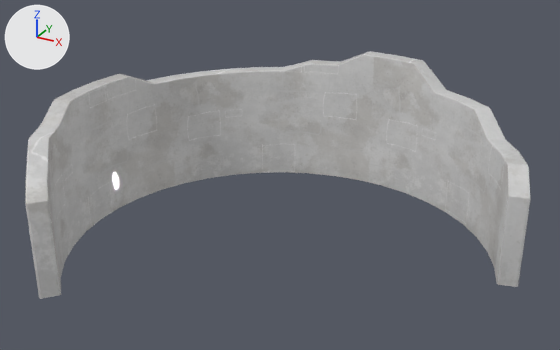
The FBX model Assets/ProjectAsset/Stage1/Inside/Temple/Circle/Circle_Wall_01/FBX/Circle_wall1.fbx, before and after one commit.
Camera for both pictures: a 50 mm camera at (98.7, -178.5, 116.0) aimed at (-3.4, 7.2, 23.1). Arrows for +X, +Y and +Z are at upper left; the lights stay in place. The first picture is the older version.
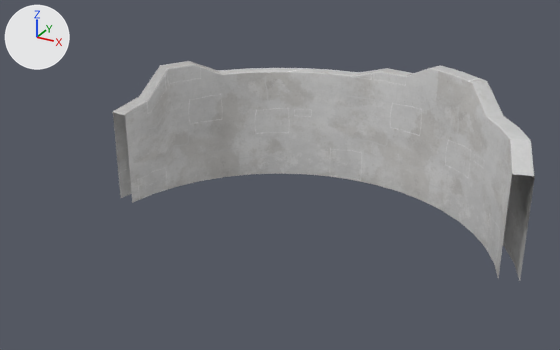
The change in detail:
me_mesh is used by ob_object033; location (0.0, 0.0, 0.0); scale (0.0254, 0.0254, 0.0254).
me_mesh had 424 vertices, 314 faces and spanned x -2721.0..2637.0, y -2038.0..2723.0, z 1.0..1848.0.
me_mesh now has 300 vertices, 218 faces and spans x -2721.0..2092.0, y -693.0..2723.0, z 1.0..1848.0.
Part 3, on me_mesh:
74 vertices are removed from x -2640.0..-1657.0, y -2038.0..-616.0, z 1.0..1712.0.
60 faces are deleted.
12 vertices in x -2711.0..-2479.0, y -300.0..-226.0, z 1695.0..1723.0 move by (0.0, 0.0, -374.0).
7 vertices in x -2637.0..-2423.0, y -673.0..-598.0, z 1716.0..1723.0 move by (0.0, 0.0, -454.0).
3 vertices move from x -2701.0..-2440.0, y -625.0..-253.0, z 1719.0..1720.0 to x -2701.0..-2440.0, y -625.0..-253.0, z 1267.0..1344.0.
6 vertices are added at (-2627.0, -692.0, 1253.0), (-2640.0, -674.0, 1241.0), (-2414.0, -616.0, 1241.0), (-2415.0, -638.0, 1253.0), (-2604.0, -693.0, 1257.0), (-2433.0, -651.0, 1258.0).
8 new faces join them.
Part 4, on me_mesh:
56 vertices are removed from x 1931.0..2637.0, y 619.0..1728.0, z 1.0..1287.0.
44 faces are deleted.
me_mesh_001 is used by ob_object035; location (0.0, 0.0, 0.0); scale (0.0254, 0.0254, 0.0254).
me_mesh_001 had 160 vertices, 79 faces and spanned x -2692.0..2618.0, y -2027.0..2693.0, z 1.0..1848.0.
me_mesh_001 now has 112 vertices, 55 faces and spans x -2692.0..2070.0, y -693.0..2693.0, z 1257.0..1848.0.
Part 1, on me_mesh_001:
28 vertices are removed from x -2604.0..-1666.0, y -2027.0..-651.0, z 1.0..1712.0.
14 faces are deleted.
6 vertices in x -2683.0..-2502.0, y -300.0..-226.0, z 1723.0 move by (0.0, 0.0, -374.0).
3 vertices in x -2617.0..-2446.0, y -668.0..-598.0, z 1720.0..1723.0 move by (0.0, 0.0, -454.0).
1 vertex moves from x -2440.0, y -625.0, z 1720.0 to x -2440.0, y -625.0, z 1267.0.
2 vertices are added at (-2604.0, -693.0, 1257.0), (-2433.0, -651.0, 1258.0).
1 new face joins them.
Part 2, on me_mesh_001:
22 vertices are removed from x 1952.0..2618.0, y 619.0..1708.0, z 1.0..1287.0.
11 faces are deleted.
Object 'Object033' (ob_object033) moves from (0.0, 0.0, 0.0) to (0.8, -0.8, 0.0).
Object 'Object033' (ob_object033) turns from (0, 0, 0) to (0, 0, -23) degrees about x, y and z.
Object 'Object035' (ob_object035) moves from (0.0, 0.0, 0.0) to (0.8, -0.8, 0.0).
Object 'Object035' (ob_object035) turns from (0, 0, 0) to (0, 0, -23) degrees about x, y and z.

What differs and where, as boxes [x1, y1, x2, y2] in the pictures (560 x 350 px):
'Object033', reshaped, moved, turned
    before: [25, 54, 531, 299]
    after: [113, 64, 535, 281]
'Object035', reshaped, moved, turned
    before: [28, 51, 528, 299]
    after: [114, 61, 532, 176]
part 1 of me_mesh_001, cut back
    before: [28, 81, 105, 299]
    after: [114, 66, 166, 115]
part 2 of me_mesh_001, deleted
    before: [490, 138, 528, 287]
part 3 of me_mesh, cut back
    before: [25, 82, 120, 299]
    after: [113, 66, 176, 203]
part 4 of me_mesh, deleted
    before: [476, 139, 531, 287]
